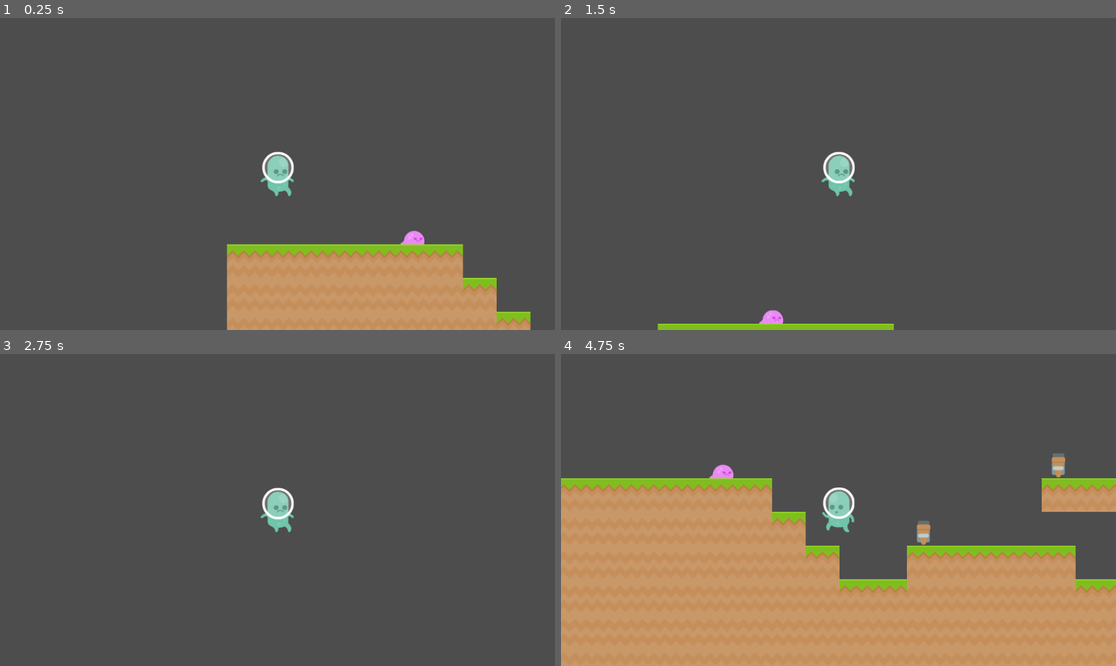
Above: before the commit, frames 1-4 (two rows, left to right).
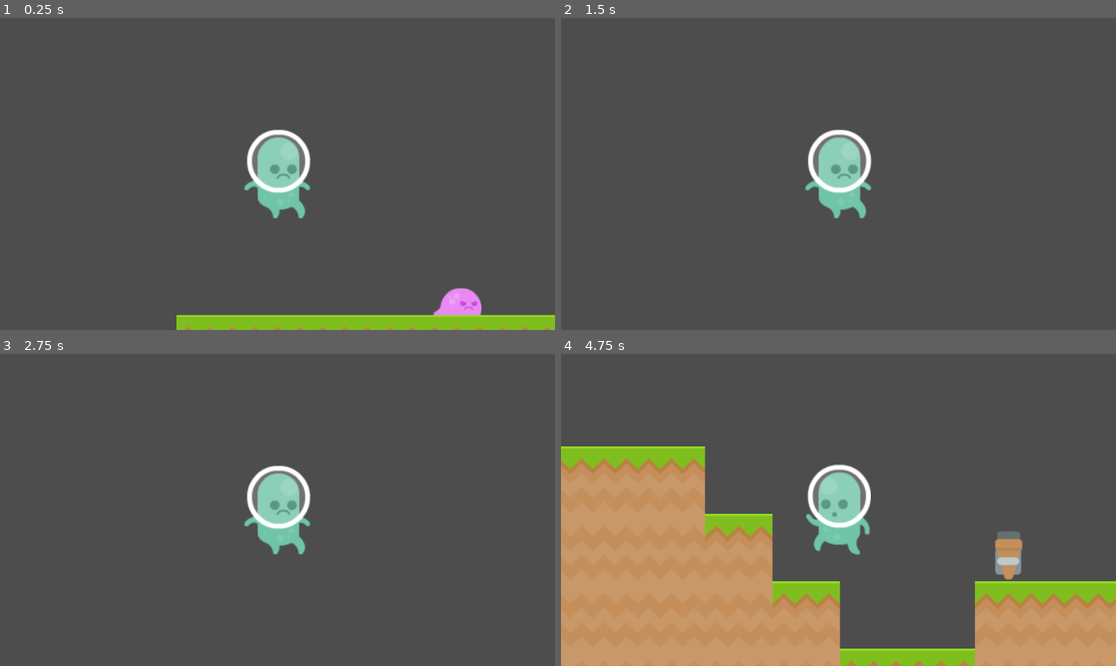
Above: after the commit, the same moments.

Repository: GreenCloversGames/Scalable-Platformer-Template
Game: Godot game, scene res://Scenes/Levels/test_level.tscn
Two runs of this game, one before a commit and one after it. Both use one fixed random seed, a clock stepped at 60 frames per second and the inputs below.
Inputs:
- Up to frame 1 (0.25 s): no input
- Up to frame 2 (1.5 s): tap Enter (ui_accept) at 0.5, 0.77 s; hold Right (ui_right) from 0.53 s (still down)
- Up to frame 3 (2.75 s): tap Enter (ui_accept) at 1.52, 2 s; release Right (ui_right) at 2.03 s; hold Left (ui_left) from 2.03 s (still down)
- Up to frame 4 (4.75 s): release Left (ui_left) at 2.78 s; hold Right (ui_right) 2.78-4.28 s; tap Enter (ui_accept) at 3.02, 3.77, 4.52 s; hold Left (ui_left) from 4.28 s (still down)

The runs differ from the first frame. In frame 1, 16% of the frame differs, in the area x 31-100%, y 35-100%; in frame 2, 3.2%; in frame 3, 2.2%; in frame 4, 25%, in the area x 0-100%, y 29-100%.

Commit message:
fixed collision layers
Fixed issue with enemy collision layers not being properly set. Now game "handles" enemies properly.

Diff:
--- a/Scenes/Enemies/crawler_enemy.gd
+++ b/Scenes/Enemies/crawler_enemy.gd
@@ -23,6 +23,7 @@
 		flip()
 	if not $Marker2D/FloorCast.is_colliding() and is_on_floor():
 		flip()
+
 func flip():
 	facing_right = !facing_right
 	$Sprite2D.flip_h = !$Sprite2D.flip_h
--- a/Scenes/Enemies/crawler_enemy.tscn
+++ b/Scenes/Enemies/crawler_enemy.tscn
@@ -11,8 +11,6 @@
 size = Vector2(33.5, 20)
 
 [node name="CrawlerEnemy" instance=ExtResource("1_3usj6")]
-collision_layer = 1
-collision_mask = 1
 script = ExtResource("2_vob1e")
 
 [node name="Sprite2D" type="Sprite2D" parent="." index="0"]
@@ -22,10 +20,6 @@
 [node name="CollisionShape2D" parent="." index="1"]
 position = Vector2(5.5, 3)
 shape = SubResource("RectangleShape2D_dd41j")
-
-[node name="Hitbox" parent="." index="2"]
-collision_layer = 1
-collision_mask = 1
 
 [node name="CollisionShape2D" parent="Hitbox" index="0"]
 position = Vector2(5.75, 4)
--- a/Scenes/Player/player.tscn
+++ b/Scenes/Player/player.tscn
@@ -95,6 +95,7 @@
 animation = &"fall"
 
 [node name="Camera2D" type="Camera2D" parent="." index="2"]
+zoom = Vector2(2, 2)
 
 [node name="Timers" type="Node" parent="." index="3"]
 
--- a/Scenes/Virtual/actor.gd
+++ b/Scenes/Virtual/actor.gd
@@ -33,6 +33,7 @@
 
 func _on_hitbox_body_entered(body):
 	if body != self:
+		print(body, "has been hit!")
 		hit_body.emit(body)
 	pass # Replace with function body.
 
--- a/Scenes/Virtual/enemy.tscn
+++ b/Scenes/Virtual/enemy.tscn
@@ -5,3 +5,4 @@
 
 [node name="Enemy" groups=["enemy"] instance=ExtResource("1_ecsq5")]
 script = ExtResource("2_6iojk")
+speed = 100.0
